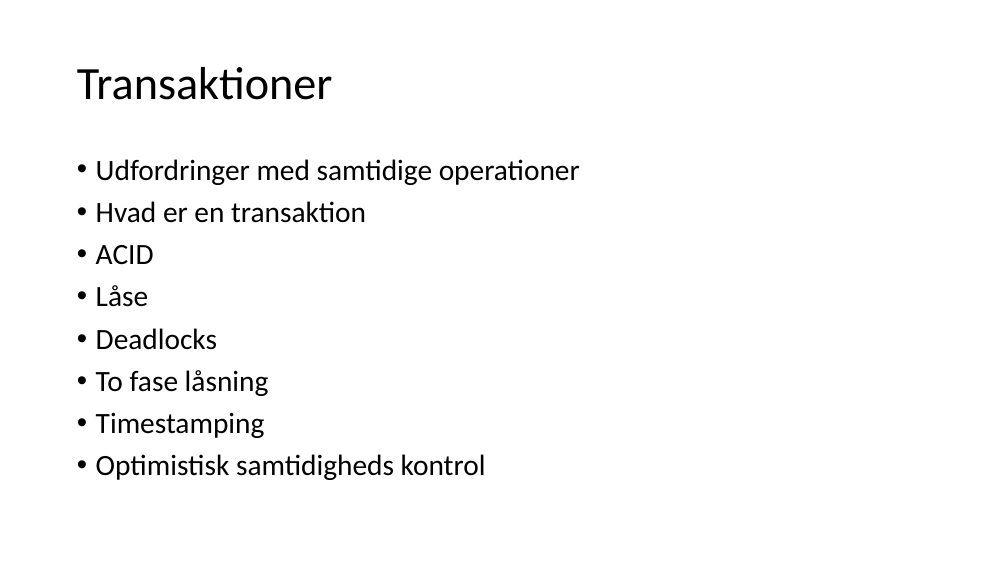
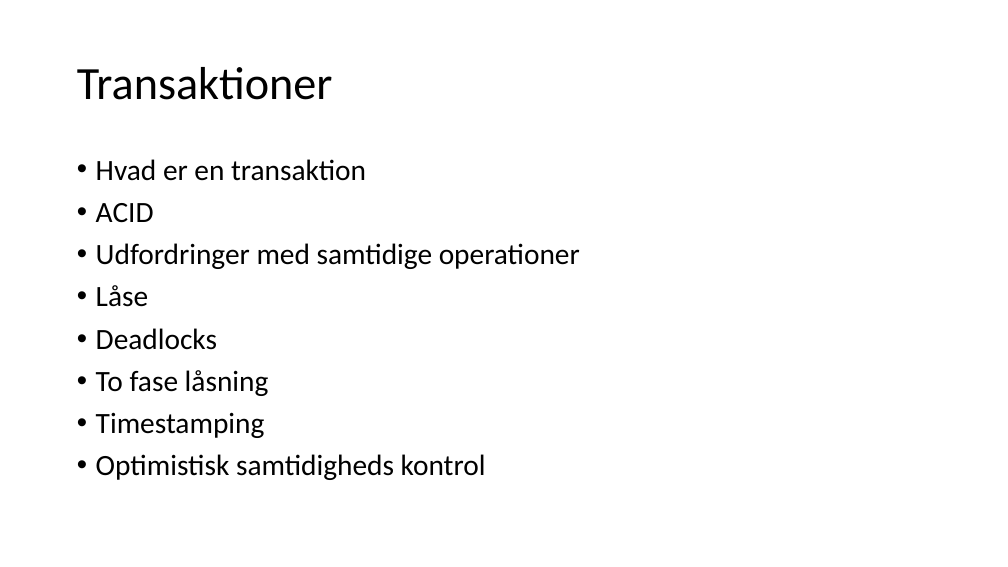
Before and after one commit to JensErikPedersen/misc, a slide deck: slide 2 of eventmanagement/Præsentation.pptx. Drawn at 1008x567 pixels with LibreOffice and Linux fonts; fonts in the diff are those of the drawing. Boxes give left, top, right and bottom in pixels: in the first picture for what was removed or moved away, otherwise in the second. Text is boxed around its words. In the diff, an @@ line names an element or a change of style, - is before the commit and + after.

```diff
--- a/eventmanagement/Præsentation.pptx
+++ b/eventmanagement/Præsentation.pptx
@@ text at <box>96,159,580,185</box>: paragraph removed @@
-• Udfordringer med samtidige operationer
@@ text at <box>96,243,580,269</box>: paragraph added @@
+• Udfordringer med samtidige operationer
```
Also in this commit, not shown: 5 other slides changed, 2 slides added, 1 slide removed, 1 other file.
